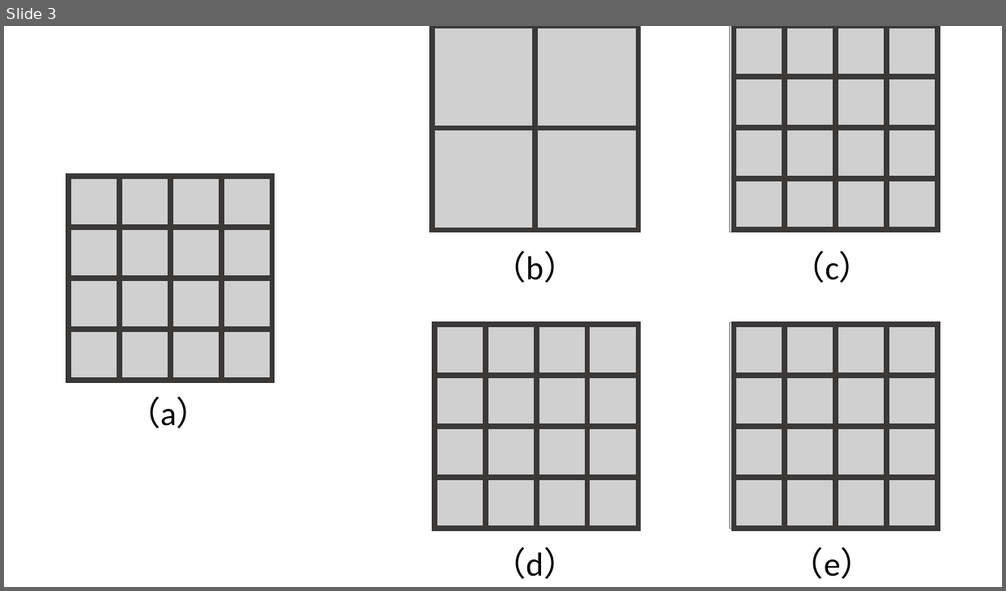
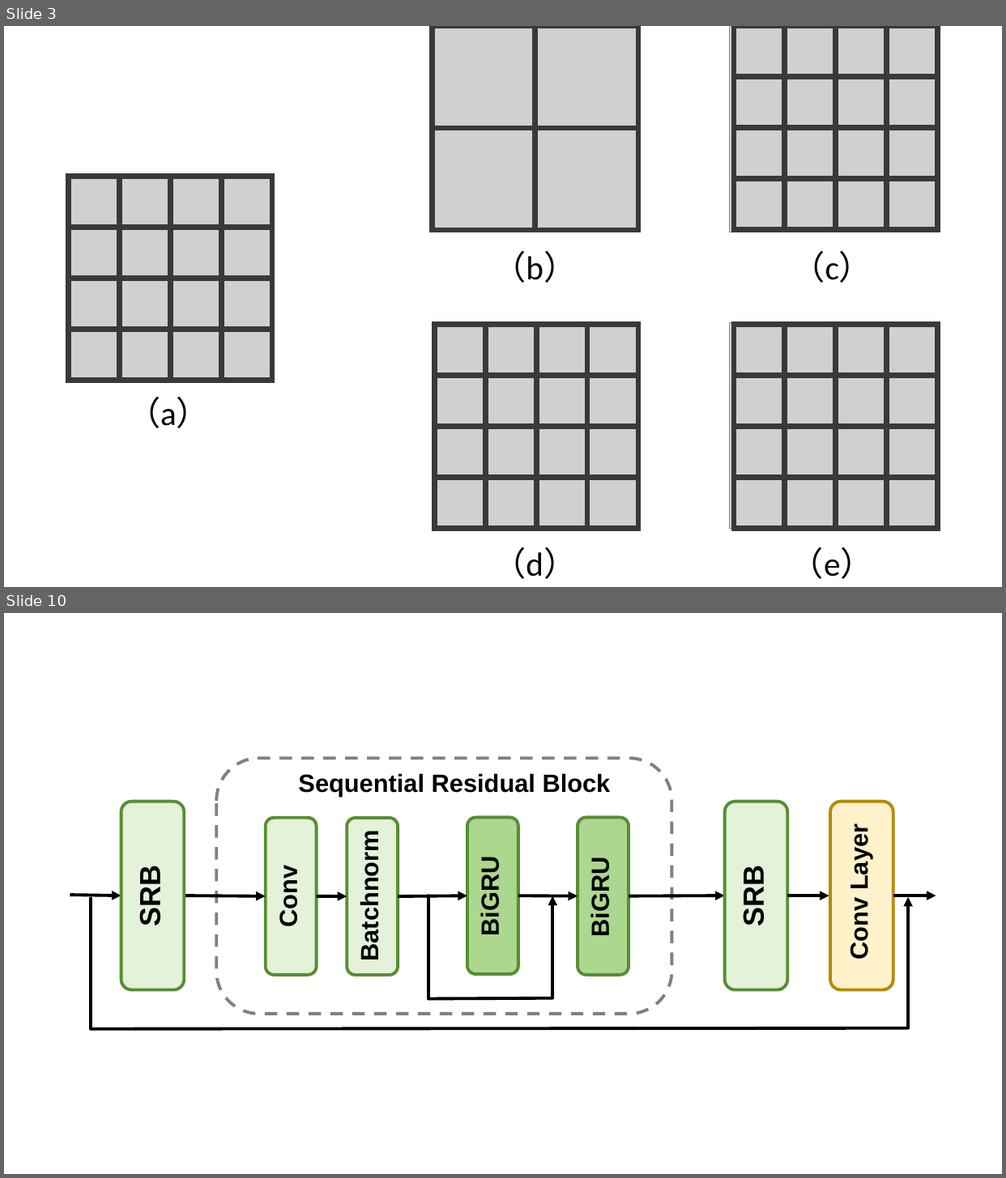
Before and after one commit to AiMecreative/srec, a slide deck: thesis/fig/figs.pptx. Shown one above the other, each under a label of ours: slide 3 before the commit, slides 3 and 10 after it; the slides between them are not shown. The pictures are 1006x591 and 1006x1178 pixels, drawn with LibreOffice and Linux fonts; fonts in the diff are those of the drawing; grey boxes stand for pictures. Boxes give left, top, right and bottom in pixels: in the first picture for what was removed or moved away, otherwise in the second. Text is boxed around its words. In the diff, an @@ line names an element or a change of style, - is before the commit and + after.

```diff
--- a/thesis/fig/figs.pptx
+++ b/thesis/fig/figs.pptx
@@ slide 10 added at <box>4,613,1002,1174</box>, background #FFFFFF @@
@@ group added at <box>70,758,936,1029</box>: 10 arrows, 8 rounded rectangles, 8 texts, 4 lines @@
+Conv
+Batchnorm
+BiGRU
+BiGRU
+Sequential Residual Block
+SRB
+SRB
+Conv Layer
```
Also in this commit, not shown: 1 slide changed, 1 other slide added, 1 slide removed, 3 other files.
